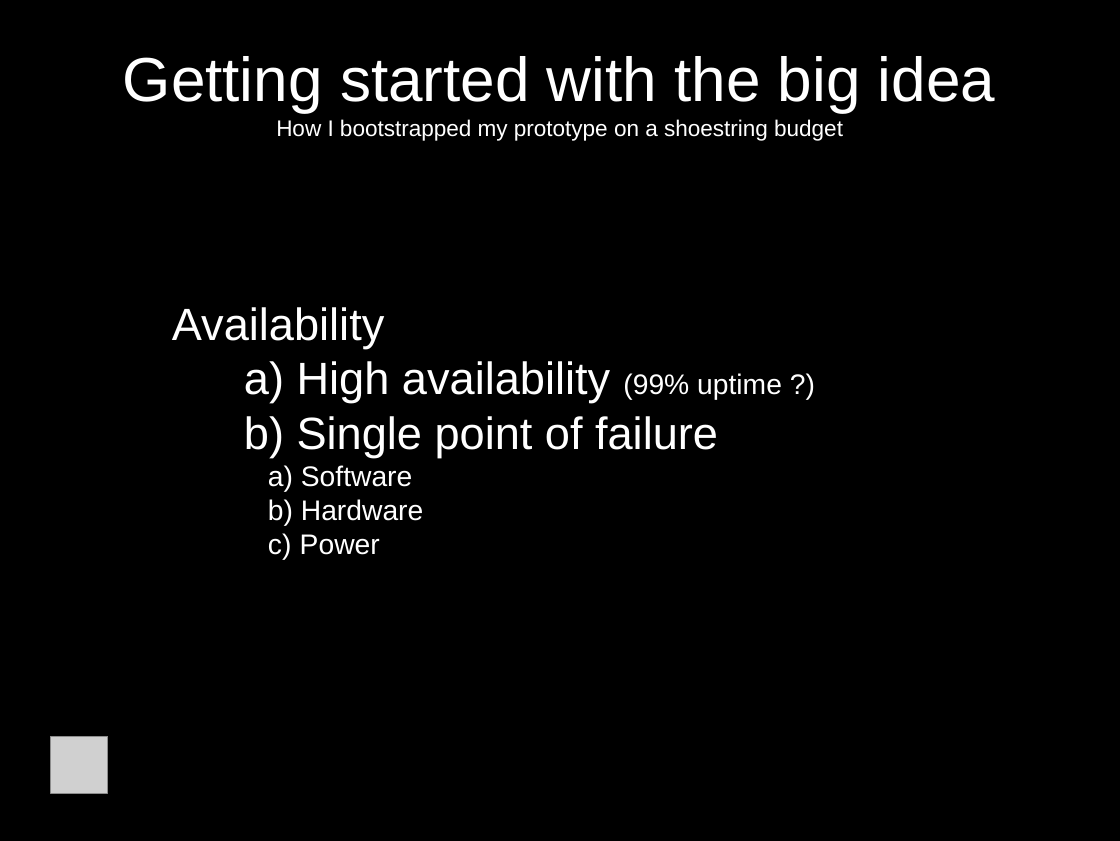
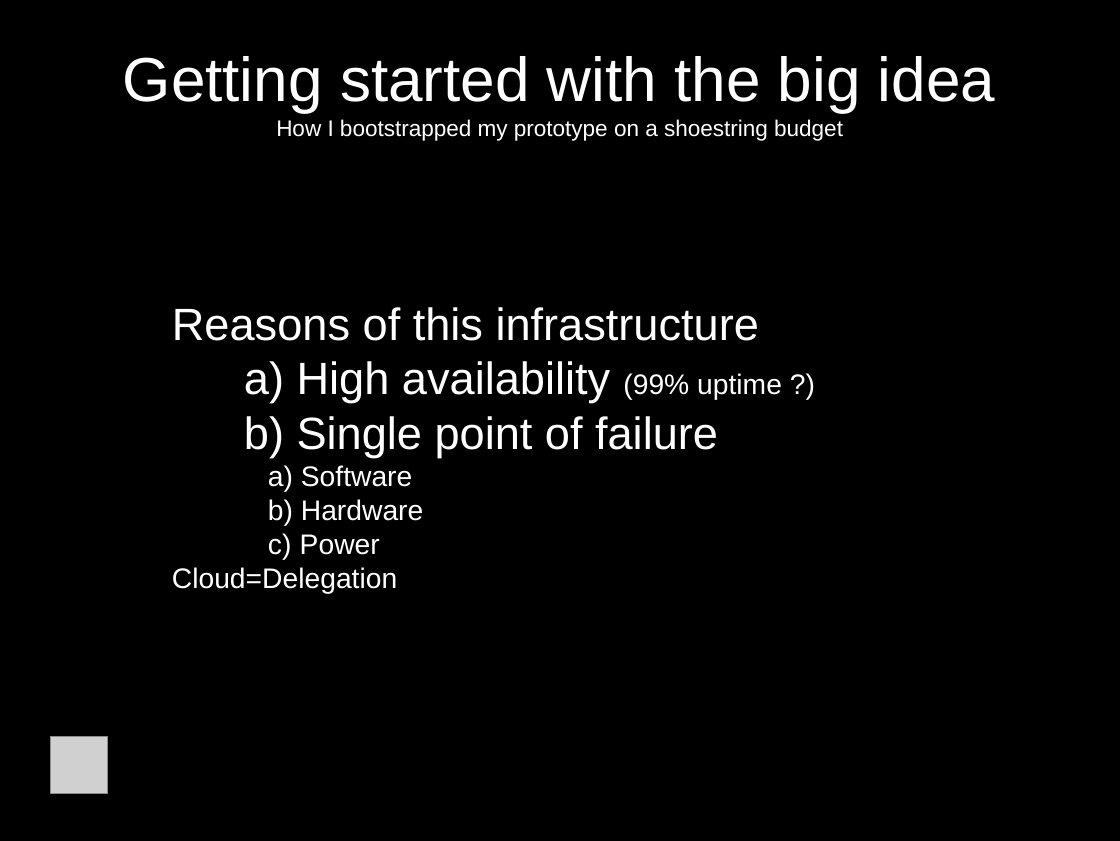
Before and after one commit to jcda/django-mvp-install-script, a slide deck: slide 7 of MVP-presentation-BD-Meetup.odp (slide 6 before the commit). Drawn at 1120x841 pixels with LibreOffice and Linux fonts; fonts in the diff are those of the drawing; grey boxes stand for pictures. Boxes give left, top, right and bottom in pixels: in the first picture for what was removed or moved away, otherwise in the second. Text is boxed around its words. In the diff, an @@ line names an element or a change of style, - is before the commit and + after.

```diff
--- a/MVP-presentation-BD-Meetup.odp
+++ b/MVP-presentation-BD-Meetup.odp
@@ subtitle at bbox=[172, 307, 759, 341]: text changed @@
-        Availability
+        Reasons of this infrastructure
@@ subtitle at bbox=[172, 567, 397, 594]: paragraph added @@
+        Cloud=Delegation
```
Also in this commit, not shown: 11 other slides changed, 3 slides added, 2 other files.
